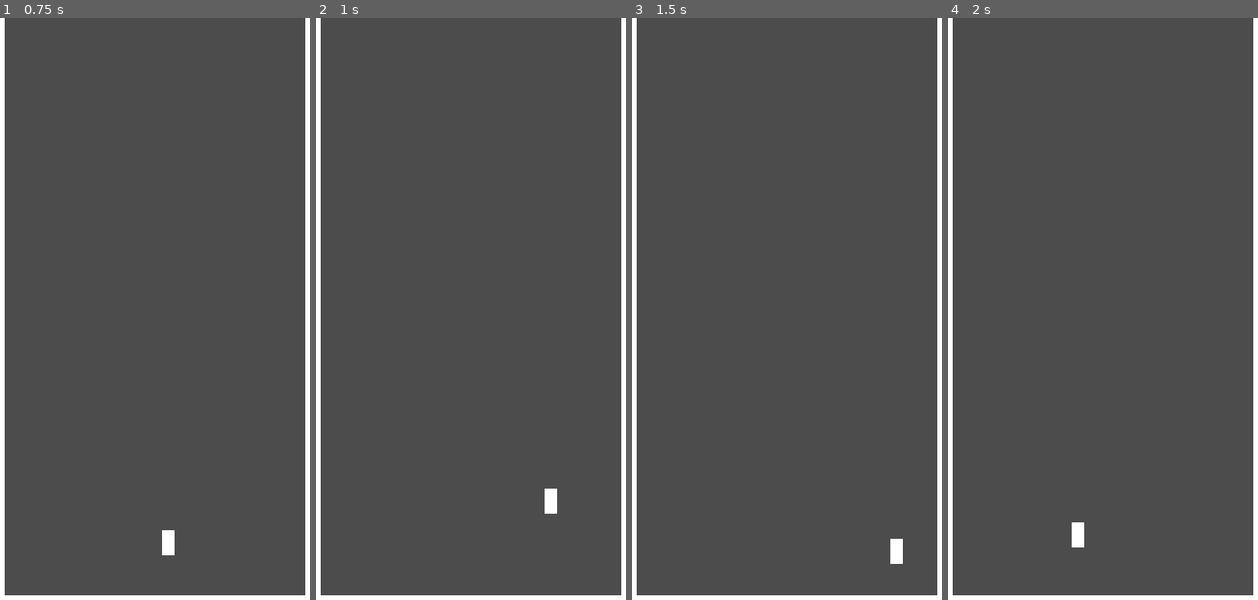
Above: before the commit, frames 1-4 (left to right).
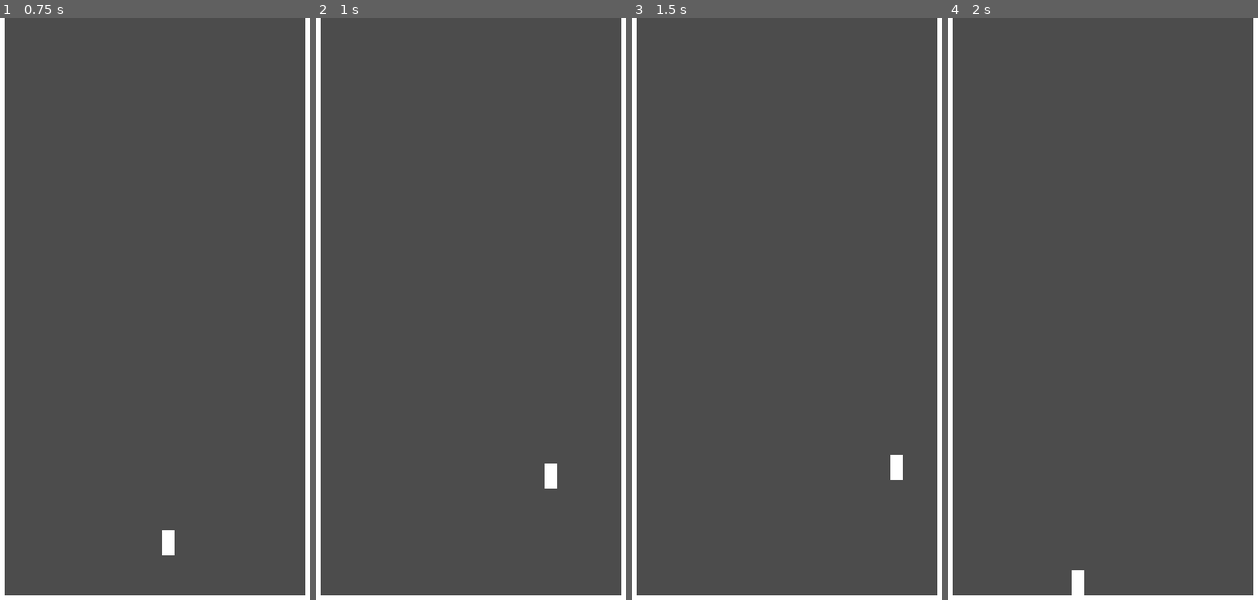
Above: after the commit, the same moments.

Repository: Nexe08/inverse-down-well
Game: Godot game, scene res://Main.tscn
Two runs of this game, one before a commit and one after it. Both use one fixed random seed, a clock stepped at 60 frames per second and the inputs below.
Inputs:
- Up to frame 1 (0.75 s): hold D (move_right) from 0.53 s (still down); tap W (jump) at 0.6 s
- Up to frame 2 (1 s): keep holding D (move_right); tap W (jump) at 0.77 s
- Up to frame 3 (1.5 s): tap W (jump) at 1.07, 1.35 s; release D (move_right) at 1.28 s; hold A (move_left) from 1.28 s (still down)
- Up to frame 4 (2 s): keep holding A (move_left); tap W (jump) at 1.52, 1.82 s

Frame 1 is identical in both runs. In frame 2, 0.3% of the frame differs, in the area x 73-78%, y 76-86%; in frame 3, 0.3%; in frame 4, 0.3%.

Commit message:
added double jump. * ray cast to detect wall.

Diff:
--- a/Player/Player.tscn
+++ b/Player/Player.tscn
@@ -20,3 +20,15 @@
 [node name="GroundDetector" type="RayCast2D" parent="." index="2"]
 enabled = true
 cast_to = Vector2( 0, 30 )
+
+[node name="WallDetector" type="Node2D" parent="." index="3"]
+
+[node name="up" type="RayCast2D" parent="WallDetector" index="0"]
+position = Vector2( 0, -11 )
+enabled = true
+cast_to = Vector2( -12, 0 )
+
+[node name="down" type="RayCast2D" parent="WallDetector" index="1"]
+position = Vector2( 0, 9 )
+enabled = true
+cast_to = Vector2( -12, 0 )
--- a/Player/PlayerScript.gd
+++ b/Player/PlayerScript.gd
@@ -4,15 +4,19 @@
 export var max_default_speed: float = 350
 
 export var default_jump_force: float = 450
+export var default_max_jump_count: int = 2
 
 export var gravity : float = 900
 
 var velocity := Vector2.ZERO
 var UP := Vector2.UP
 
+var jump_count: int = 2
+
+
 func _physics_process(delta):
 	_handel_movement(delta)
-
+	_handel_wall_detection_direction()
 	velocity.y += gravity * delta
 
 	velocity = move_and_slide(velocity, UP)
@@ -24,9 +28,25 @@
 	velocity.x = lerp(velocity.x, max_default_speed * dir, default_acceleration * delta)
 
 	# jump ---
-	if Input.is_action_just_pressed("jump") and ground_detected():
+	if Input.is_action_just_pressed("jump") and jump_count > 0:
 		velocity.y = -default_jump_force
+		jump_count -= 1
+
+	if ground_detected() and velocity.y > 0:
+		jump_count = default_max_jump_count
+
+
+func _handel_wall_detection_direction():
+	var p_direction = int(velocity.normalized().x)
+	var CAST_DISTENCE = 12 #PX
+	if velocity.x != 0:
+		$WallDetector/up.cast_to = Vector2(CAST_DISTENCE, 0) * p_direction
+		$WallDetector/down.cast_to = Vector2(CAST_DISTENCE, 0) * p_direction
 
 
 func ground_detected():
 	return $GroundDetector.is_colliding()
+
+
+func wall_detected():
+	return $WallDetector/up.is_colliding() or $WallDetector/down.is_colliding()
